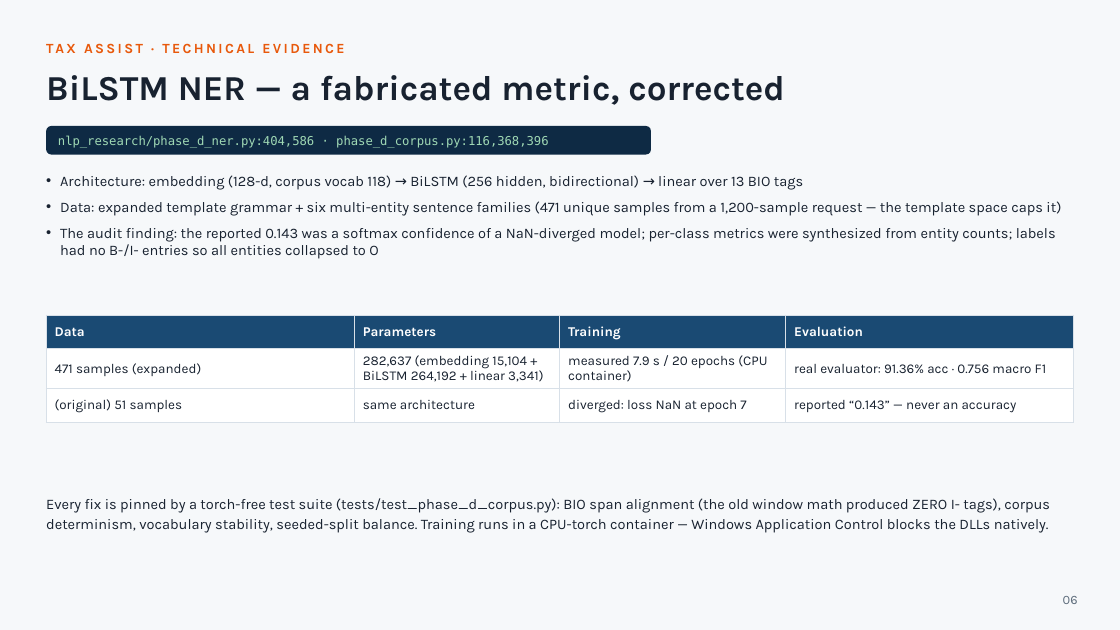
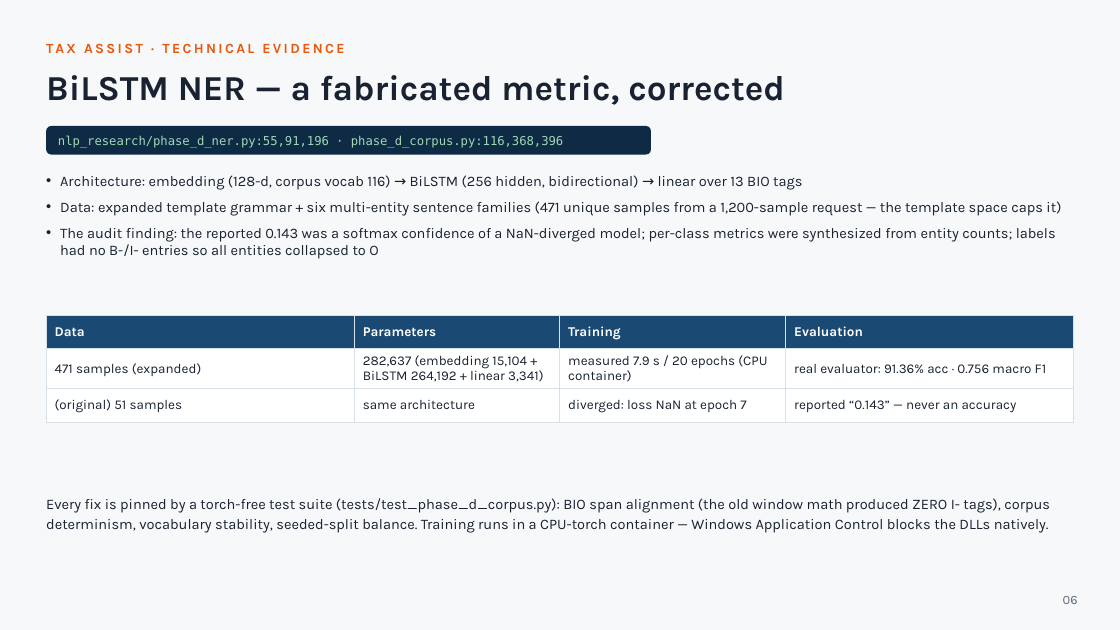
Before and after one commit to Jayant1711/Tax_Assist-system, a slide deck: slide 6 of TaxAssist_Technical_Evidence_Deck.pptx. Drawn at 1120x630 pixels with LibreOffice and Linux fonts; fonts in the diff are those of the drawing. Boxes give left, top, right and bottom in pixels: in the first picture for what was removed or moved away, otherwise in the second. Text is boxed around its words. In the diff, an @@ line names an element or a change of style, - is before the commit and + after.

```diff
--- a/TaxAssist_Technical_Evidence_Deck.pptx
+++ b/TaxAssist_Technical_Evidence_Deck.pptx
@@ text at [58,135,563,148]: text changed @@
-nlp_research/phase_d_ner.py:404,586 · phase_d_corpus.py:116,368,396
+nlp_research/phase_d_ner.py:55,91,196 · phase_d_corpus.py:116,368,396
@@ text at [60,175,802,190]: text changed @@
-• Architecture: embedding (128-d, corpus vocab 118) → BiLSTM (256 hidden, bidirectional) → linear over 13 BIO tags
+• Architecture: embedding (128-d, corpus vocab 116) → BiLSTM (256 hidden, bidirectional) → linear over 13 BIO tags
```
Also in this commit, not shown: 2 other slides changed, 12 other files.
